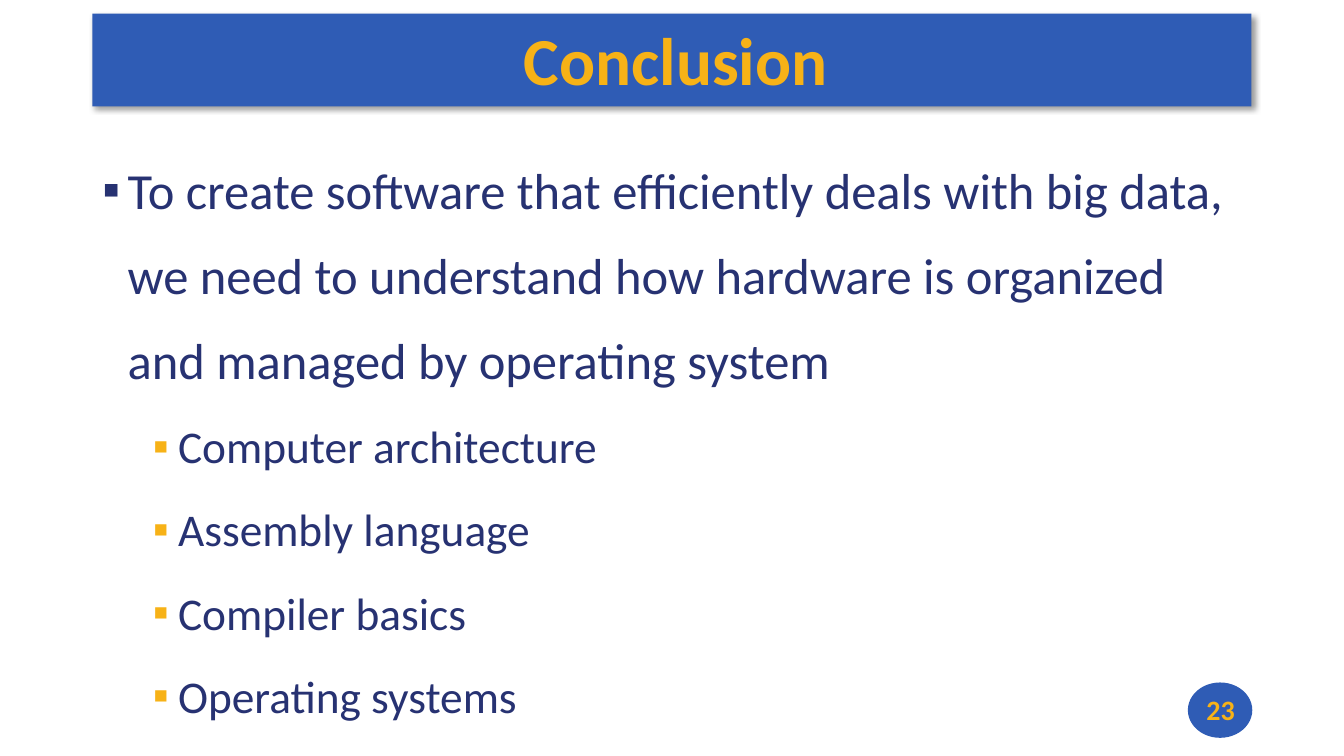
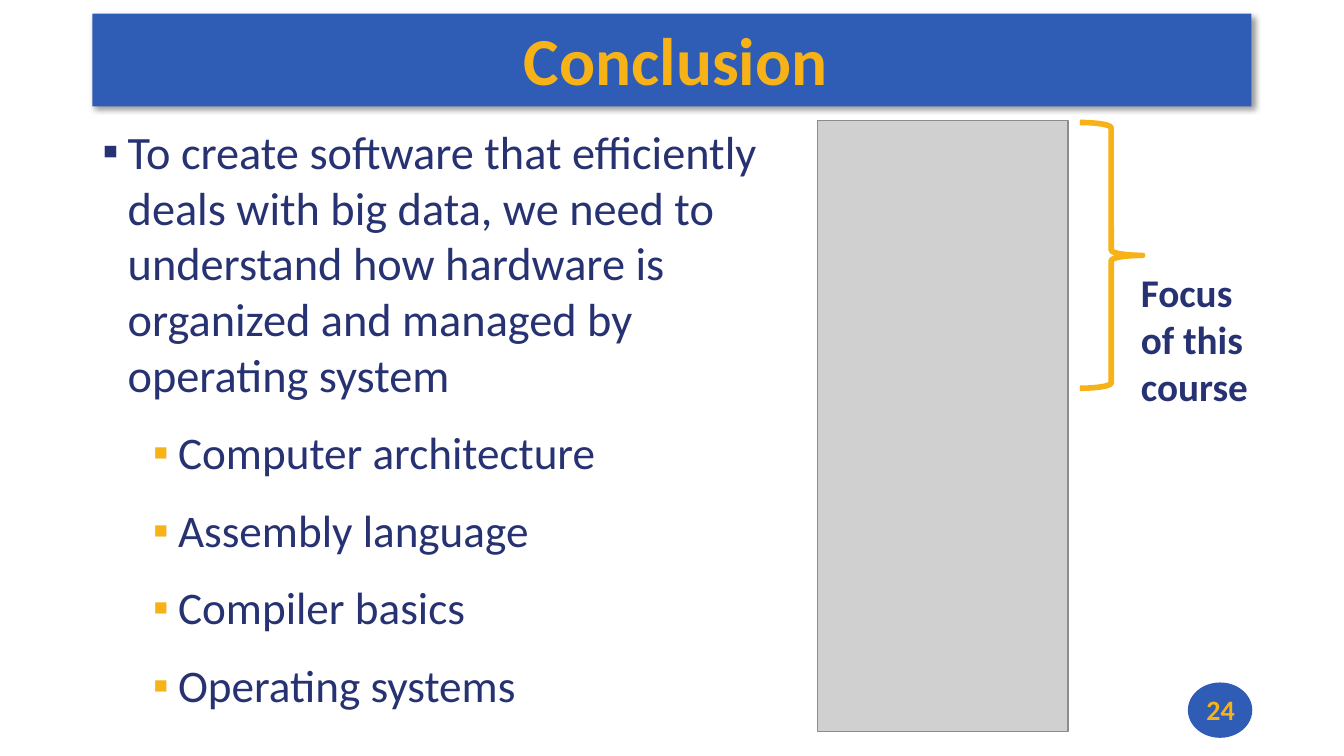
Before and after one commit to andrewt0301/hse-acos-course, a slide deck: slide 24 of docs/part1ca/01_Introduction/CA_Lecture_01.pptx (slide 23 before the commit). Drawn at 1344x756 pixels with LibreOffice and Linux fonts; fonts in the diff are those of the drawing; grey boxes stand for pictures. Boxes give left, top, right and bottom in pixels: in the first picture for what was removed or moved away, otherwise in the second. Text is boxed around its words. In the diff, an @@ line names an element or a change of style, - is before the commit and + after.

```diff
--- a/docs/part1ca/01_Introduction/CA_Lecture_01.pptx
+++ b/docs/part1ca/01_Introduction/CA_Lecture_01.pptx
@@ text "To create software that efficiently ...": place and size @@
-text "To create software that efficiently ..." at [128, 174, 1222, 721]
+text "To create software that efficiently ..." at [128, 136, 756, 710]
@@ text "To create software that efficiently ..." at [128, 136, 756, 710]: size 36.1 to 33.1 pt in "To create software that efficiently deals with ..."; size 32.4 to 32.3 pt in "Computer architecture", "Assembly language", "Compiler basics", "Operating systems"; line spacing 1.4 to 1; less space between paragraphs; line spacing 1.4 to 1.3 @@
@@ picture added at [818, 121, 1068, 732] @@
@@ left brace added at [1080, 122, 1142, 388], outline #F7B217 4 pt @@
@@ text added at [1141, 281, 1248, 402], 28 pt, text #273272, bold @@
+Focus
+of this course
@@ page number at [1206, 701, 1234, 720]: text changed @@
-23
+24
```
Also in this commit, not shown: 3 other slides changed, 1 slide added, 4 other files.
